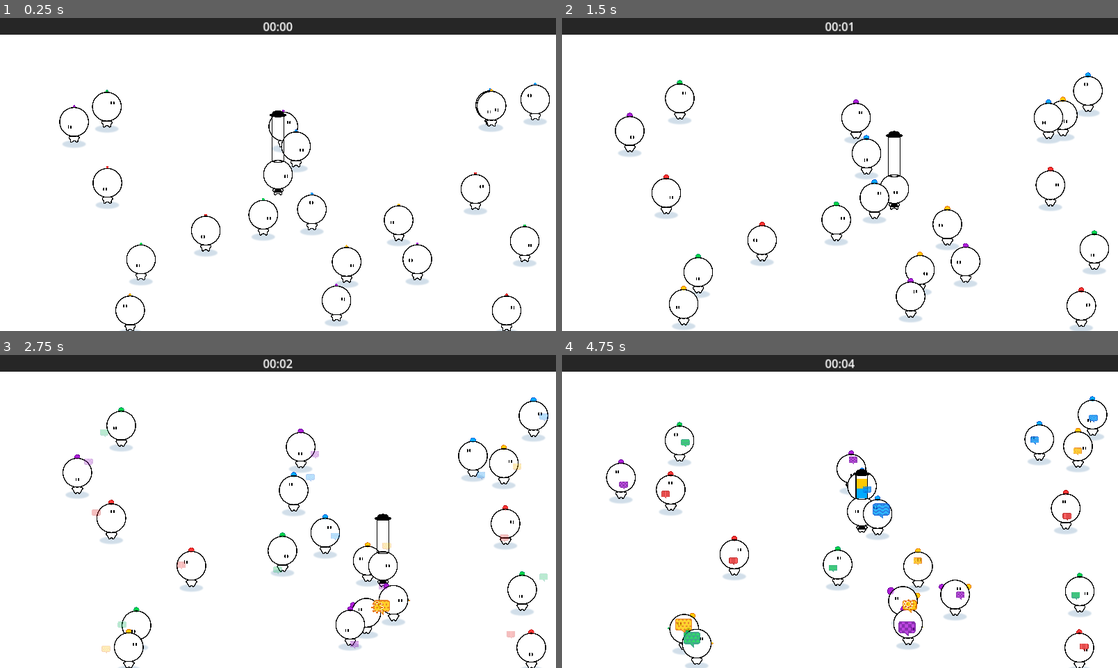
Above: before the commit, frames 1-4 (two rows, left to right).
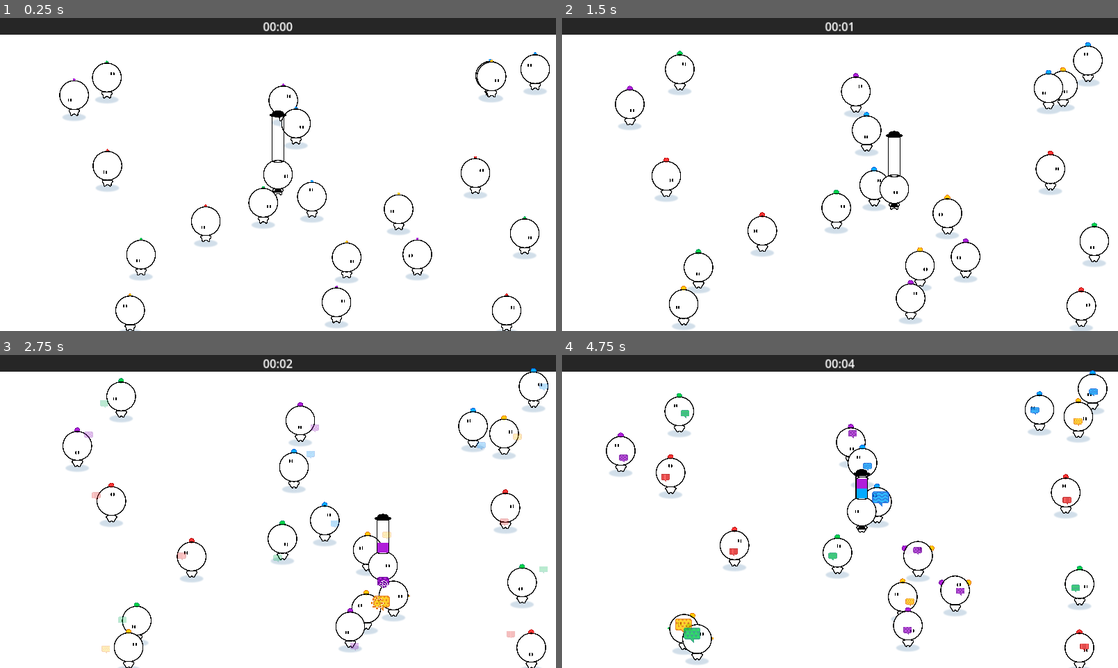
Above: after the commit, the same moments.

Repository: haihala/mankind-knew
Game: Godot game, scene res://world.tscn
Two runs of this game, one before a commit and one after it. Both use one fixed random seed, a clock stepped at 60 frames per second and the inputs below.
Inputs:
- Up to frame 1 (0.25 s): no input
- Up to frame 2 (1.5 s): hold D (move_right) 0.53-1.28 s; hold S (move_down) from 1.28 s (still down)
- Up to frame 3 (2.75 s): release S (move_down) at 2.03 s; hold D (move_right) from 2.03 s (still down)
- Up to frame 4 (4.75 s): release D (move_right) at 2.78 s; hold W (move_up) 2.78-3.53 s; hold A (move_left) from 3.53 s (still down)

The runs differ from the first frame. In frame 1, 4.3% of the frame differs, in the area x 10-99%, y 10-100%; in frame 2, 4.7%; in frame 3, 5.6%; in frame 4, 5.7%, in the area x 7-99%, y 4-100%.

Commit message:
Make top wall draw under everything

Diff:
--- a/godot-project/wall.tscn
+++ b/godot-project/wall.tscn
@@ -13,6 +13,5 @@
 
 [node name="Sprite2D" type="Sprite2D" parent="."]
 modulate = Color(0.147672, 0.147672, 0.147672, 1)
-z_index = 4093
 scale = Vector2(200, 200)
 texture = SubResource("CanvasTexture_3xcxu")
--- a/godot-project/world.tscn
+++ b/godot-project/world.tscn
@@ -37,6 +37,8 @@
 collision_mask = 0
 
 [node name="WallTop" parent="." instance=ExtResource("2_wy0le")]
+z_index = -4096
+z_as_relative = false
 position = Vector2(0, -390)
 scale = Vector2(7.875, 1)
 collision_layer = 1
@@ -45,8 +47,8 @@
 [node name="Player" parent="." instance=ExtResource("1_uc7q8")]
 
 [node name="NPCSpawner" parent="." instance=ExtResource("3_23yi1")]
-position = Vector2(0, 50)
-scale = Vector2(55, 25)
+position = Vector2(0, 20)
+scale = Vector2(55, 29)
 
 [node name="Camera2D" type="Camera2D" parent="."]
 
